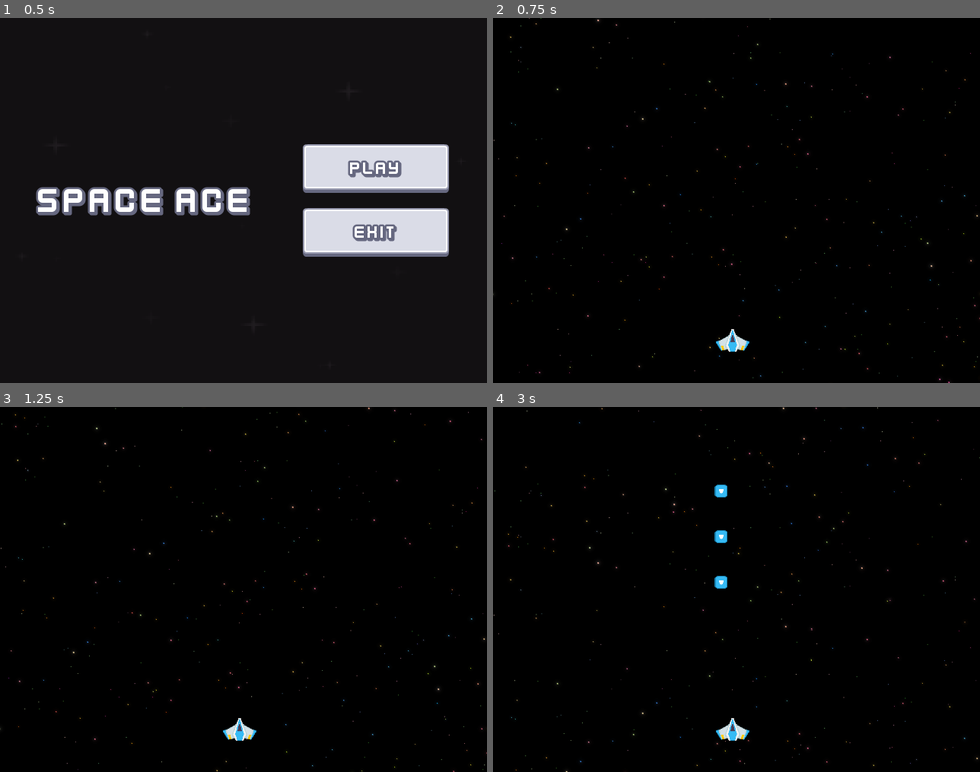
Above: before the commit, frames 1-4 (two rows, left to right).
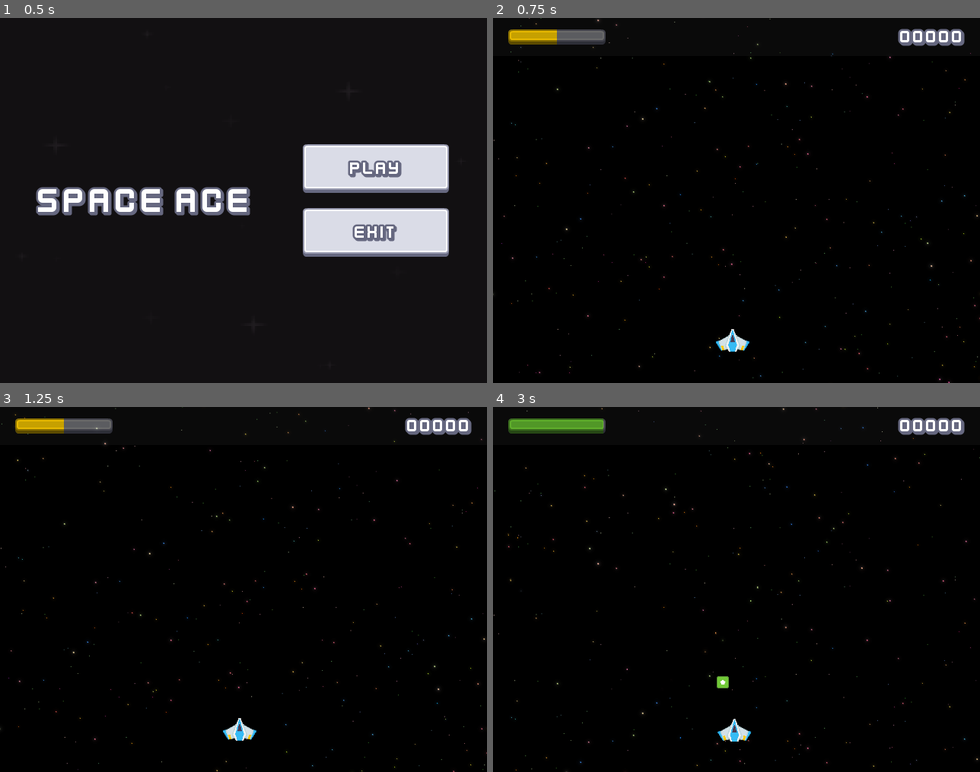
Above: after the commit, the same moments.

Repository: Edwin-Aguirre/Space-Ace
Game: Godot game, scene res://scenes/main/main.tscn
Two runs of this game, one before a commit and one after it. Both use one fixed random seed, a clock stepped at 60 frames per second and the inputs below.
Inputs:
- Up to frame 1 (0.5 s): no input
- Up to frame 2 (0.75 s): click "Play" at 0.5 s
- Up to frame 3 (1.25 s): no input
- Up to frame 4 (3 s): tap T (test) at 1.35, 2.1, 2.85 s

Frame 1 is identical in both runs. In frame 2, 1.4% of the frame differs, in the area x 3-97%, y 0-8%; in frame 3, 1.4%; in frame 4, 2.1%, in the area x 2-100%, y 0-100%.

Commit message:
Added Game UI/Health Bar

Diff:
--- a/globals/signal_hub.gd
+++ b/globals/signal_hub.gd
@@ -7,6 +7,11 @@
 signal on_create_powerup(pos: Vector2, powerup_type: PowerUp.PowerUpType)
 signal on_create_powerup_random(pos: Vector2)
 signal on_create_bullet(pos: Vector2, direction: Vector2, speed: float, bullet_type: BulletBase.BulletType)
+signal on_player_health_bonus(v: int)
+
+
+func emit_on_player_health_bonus(v: int):
+	on_player_health_bonus.emit(v)
 
 
 func emit_on_create_bullet(pos: Vector2, direction: Vector2, speed: float, bullet_type: BulletBase.BulletType):
--- /dev/null
+++ b/scenes/game_ui/game_ui.gd
@@ -0,0 +1,23 @@
+extends Control
+
+
+@onready var health_bar: HealthBar = $ColorRect/MC/HealthBar
+@onready var sound: AudioStreamPlayer = $Sound
+
+
+func _enter_tree() -> void:
+	SignalHub.on_player_hit.connect(on_player_hit)
+	SignalHub.on_player_health_bonus.connect(on_player_health_bonus)
+
+
+func on_player_health_bonus(v: int) -> void:
+	health_bar.increment_value(v)
+	sound.play()
+
+
+func on_player_hit(v: int) -> void:
+	health_bar.take_damage(v)
+
+
+func _on_health_bar_died() -> void:
+	print("Player Died")
--- /dev/null
+++ b/scenes/game_ui/game_ui.tscn
@@ -0,0 +1,51 @@
+[gd_scene load_steps=5 format=3 uid="uid://cinllkmnek4gq"]
+
+[ext_resource type="PackedScene" uid="uid://clxqkrv4m272x" path="res://scenes/health_bar/health_bar.tscn" id="1_1i64n"]
+[ext_resource type="Script" uid="uid://bkg0hspx45sbj" path="res://scenes/game_ui/game_ui.gd" id="1_najyh"]
+[ext_resource type="LabelSettings" uid="uid://cikl5emkas1o6" path="res://resources/ui_button_text.tres" id="2_najyh"]
+[ext_resource type="AudioStream" uid="uid://bwfx7eqbuktla" path="res://assets/sounds/powerup/health_16.wav" id="4_2cwxn"]
+
+[node name="GameUI" type="Control"]
+layout_mode = 3
+anchors_preset = 15
+anchor_right = 1.0
+anchor_bottom = 1.0
+grow_horizontal = 2
+grow_vertical = 2
+script = ExtResource("1_najyh")
+
+[node name="ColorRect" type="ColorRect" parent="."]
+custom_minimum_size = Vector2(0, 50)
+layout_mode = 1
+anchors_preset = 10
+anchor_right = 1.0
+grow_horizontal = 2
+color = Color(0.196078, 0.196078, 0.196078, 0.196078)
+
+[node name="MC" type="MarginContainer" parent="ColorRect"]
+layout_mode = 1
+anchors_preset = 15
+anchor_right = 1.0
+anchor_bottom = 1.0
+grow_horizontal = 2
+grow_vertical = 2
+theme_override_constants/margin_left = 20
+theme_override_constants/margin_right = 20
+
+[node name="HealthBar" parent="ColorRect/MC" instance=ExtResource("1_1i64n")]
+custom_minimum_size = Vector2(128, 20)
+layout_mode = 2
+size_flags_horizontal = 0
+size_flags_vertical = 4
+
+[node name="ScoreLabel" type="Label" parent="ColorRect/MC"]
+layout_mode = 2
+size_flags_horizontal = 8
+text = "00000"
+label_settings = ExtResource("2_najyh")
+
+[node name="Sound" type="AudioStreamPlayer" parent="."]
+stream = ExtResource("4_2cwxn")
+volume_db = -20.0
+
+[connection signal="died" from="ColorRect/MC/HealthBar" to="." method="_on_health_bar_died"]
--- /dev/null
+++ b/scenes/health_bar/health_bar.gd
@@ -0,0 +1,45 @@
+extends TextureProgressBar
+
+
+class_name HealthBar
+
+
+signal died
+
+
+const COLOR_DANGER: Color = Color("9e442e")
+const COLOR_MIDDLE: Color = Color("e7b900")
+const COLOR_GOOD: Color = Color("5faf2b")
+
+
+@export var level_low: int = 30
+@export var level_med: int = 65
+@export var start_health: int = 100
+@export var max_health: int = 100
+
+
+# Called when the node enters the scene tree for the first time.
+func _ready() -> void:
+	max_value = max_health
+	value = start_health
+	set_color()
+
+
+func set_color() -> void:
+	if value < level_low:
+		tint_progress = COLOR_DANGER
+	elif value < level_med:
+		tint_progress = COLOR_MIDDLE
+	else:
+		tint_progress = COLOR_GOOD
+
+
+func increment_value(v: int) -> void:
+	value += v
+	if value <= 0:
+		died.emit()
+	set_color()
+
+
+func take_damage(v: int) -> void:
+	increment_value(-v)
--- /dev/null
+++ b/scenes/health_bar/health_bar.tscn
@@ -0,0 +1,19 @@
+[gd_scene load_steps=3 format=3 uid="uid://clxqkrv4m272x"]
+
+[ext_resource type="Texture2D" uid="uid://o0id07vgmik8" path="res://assets/ui/buttonGreyDepthFlat.png" id="1_qy603"]
+[ext_resource type="Script" uid="uid://deflkl4c0m35u" path="res://scenes/health_bar/health_bar.gd" id="2_8gela"]
+
+[node name="HealthBar" type="TextureProgressBar"]
+offset_right = 40.0
+offset_bottom = 40.0
+value = 50.0
+nine_patch_stretch = true
+stretch_margin_left = 10
+stretch_margin_top = 10
+stretch_margin_right = 10
+stretch_margin_bottom = 10
+texture_under = ExtResource("1_qy603")
+texture_progress = ExtResource("1_qy603")
+tint_under = Color(1, 1, 1, 0.392157)
+script = ExtResource("2_8gela")
+start_health = 50
--- a/scenes/level/level.gd
+++ b/scenes/level/level.gd
@@ -4,7 +4,8 @@
 func _unhandled_input(_event: InputEvent) -> void:
 	if Input.is_action_just_pressed("test"):
 		#SignalHub.emit_on_create_explosion(Vector2(100,200), Explosion.EXPLODE)
-		#SignalHub.emit_on_create_powerup(Vector2(200,100), PowerUp.PowerUpType.Health)
-		SignalHub.emit_on_create_powerup(Vector2(300,100), PowerUp.PowerUpType.Shield)
+		SignalHub.emit_on_create_powerup(Vector2(300,350), PowerUp.PowerUpType.Health)
+		#SignalHub.emit_on_create_powerup(Vector2(300,350), PowerUp.PowerUpType.Shield)
 		#SignalHub.emit_on_create_powerup_random(Vector2(400,100))
 		#SignalHub.emit_on_create_bullet(Vector2(315,300),Vector2.DOWN, 100, BulletBase.BulletType.Enemy)
+		#SignalHub.emit_on_create_bullet(Vector2(315,250),Vector2.DOWN, 100, BulletBase.BulletType.Bomb)
--- a/scenes/level/level.tscn
+++ b/scenes/level/level.tscn
@@ -6,6 +6,7 @@
 [ext_resource type="PackedScene" uid="uid://b8l2xtj6uds7e" path="res://scenes/object_maker/object_maker.tscn" id="3_i166f"]
 [ext_resource type="PackedScene" uid="uid://cer1hnbbwjhy3" path="res://scenes/player/player.tscn" id="4_hnne4"]
 [ext_resource type="AudioStream" uid="uid://c5olly1c1agwo" path="res://assets/sounds/music/Mercury.wav" id="5_vpf64"]
+[ext_resource type="PackedScene" uid="uid://cinllkmnek4gq" path="res://scenes/game_ui/game_ui.tscn" id="7_wcngd"]
 
 [node name="Level" type="Node2D"]
 script = ExtResource("1_vpf64")
@@ -25,3 +26,7 @@
 stream = ExtResource("5_vpf64")
 volume_db = -10.0
 autoplay = true
+
+[node name="CanvasLayer" type="CanvasLayer" parent="."]
+
+[node name="GameUI" parent="CanvasLayer" instance=ExtResource("7_wcngd")]
--- a/scenes/player/player.gd
+++ b/scenes/player/player.gd
@@ -7,9 +7,11 @@
 const GROUP_NAME: String = "Player"
 
 
+@export var health_bonus: int = 25
+
+
 @onready var sprite_2d: Sprite2D = $Sprite2D
 @onready var shield: Shield = $Shield
-
 
 
 # Called when the node enters the scene tree for the first time.
@@ -31,3 +33,7 @@
 		match area.power_up_type:
 			PowerUp.PowerUpType.Shield:
 				shield.enable_shield()
+			PowerUp.PowerUpType.Health:
+				SignalHub.emit_on_player_health_bonus(health_bonus)
+	if area is Projectile:
+		SignalHub.emit_on_player_hit(area.get_damage())
--- a/scenes/player/player.tscn
+++ b/scenes/player/player.tscn
@@ -9,6 +9,7 @@
 [node name="Player" type="Area2D"]
 collision_mask = 28
 script = ExtResource("1_dovo2")
+health_bonus = 12
 
 [node name="Sprite2D" type="Sprite2D" parent="."]
 z_index = 1
--- a/scenes/power_up/power_up.tscn
+++ b/scenes/power_up/power_up.tscn
@@ -11,6 +11,7 @@
 collision_layer = 16
 collision_mask = 1
 script = ExtResource("2_82c1w")
+damage = 0
 
 [node name="Sprite2D" parent="." index="0"]
 scale = Vector2(0.5, 0.5)
--- a/scenes/shield/shield.gd
+++ b/scenes/shield/shield.gd
@@ -21,7 +21,7 @@
 
 # Called when the node enters the scene tree for the first time.
 func _ready() -> void:
-	pass
+	disable_shield()
 
 
 func enable_shield() -> void:
--- a/scenes/shield/shield.tscn
+++ b/scenes/shield/shield.tscn
@@ -6,6 +6,21 @@
 
 [sub_resource type="CircleShape2D" id="CircleShape2D_vqfoy"]
 radius = 35.1283
+
+[sub_resource type="Animation" id="Animation_kbfv6"]
+length = 0.001
+tracks/0/type = "value"
+tracks/0/imported = false
+tracks/0/enabled = true
+tracks/0/path = NodePath("Sprite2D:modulate")
+tracks/0/interp = 1
+tracks/0/loop_wrap = true
+tracks/0/keys = {
+"times": PackedFloat32Array(0),
+"transitions": PackedFloat32Array(1),
+"update": 0,
+"values": [Color(0, 0.784314, 1, 1)]
+}
 
 [sub_resource type="Animation" id="Animation_oyk5a"]
 resource_name = "hit"
@@ -22,21 +37,6 @@
 "transitions": PackedFloat32Array(1, 1, 1),
 "update": 0,
 "values": [Color(0, 0.784314, 1, 1), Color(0.784314, 0, 0, 1), Color(0, 0.784314, 1, 1)]
-}
-
-[sub_resource type="Animation" id="Animation_kbfv6"]
-length = 0.001
-tracks/0/type = "value"
-tracks/0/imported = false
-tracks/0/enabled = true
-tracks/0/path = NodePath("Sprite2D:modulate")
-tracks/0/interp = 1
-tracks/0/loop_wrap = true
-tracks/0/keys = {
-"times": PackedFloat32Array(0),
-"transitions": PackedFloat32Array(1),
-"update": 0,
-"values": [Color(0, 0.784314, 1, 1)]
 }
 
 [sub_resource type="AnimationLibrary" id="AnimationLibrary_lcb3g"]
Not shown, added: scenes/game_ui/game_ui.gd.uid
Not shown, added: scenes/health_bar/health_bar.gd.uid
Not shown: 1 places in scenes/level/level.tscn that only renumber resources
